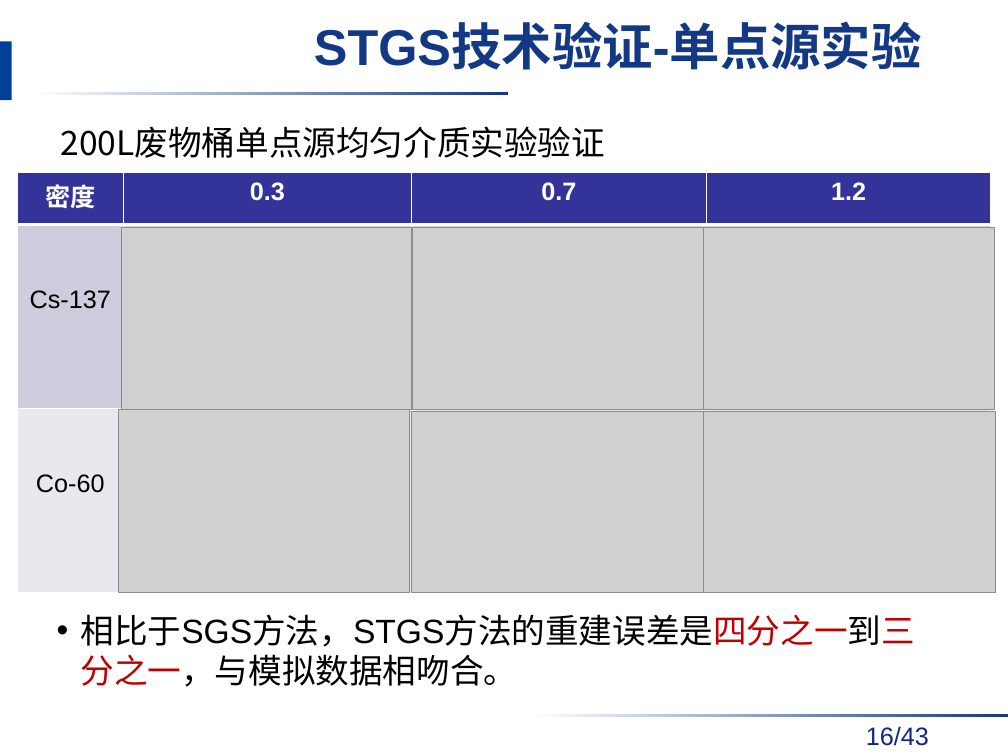
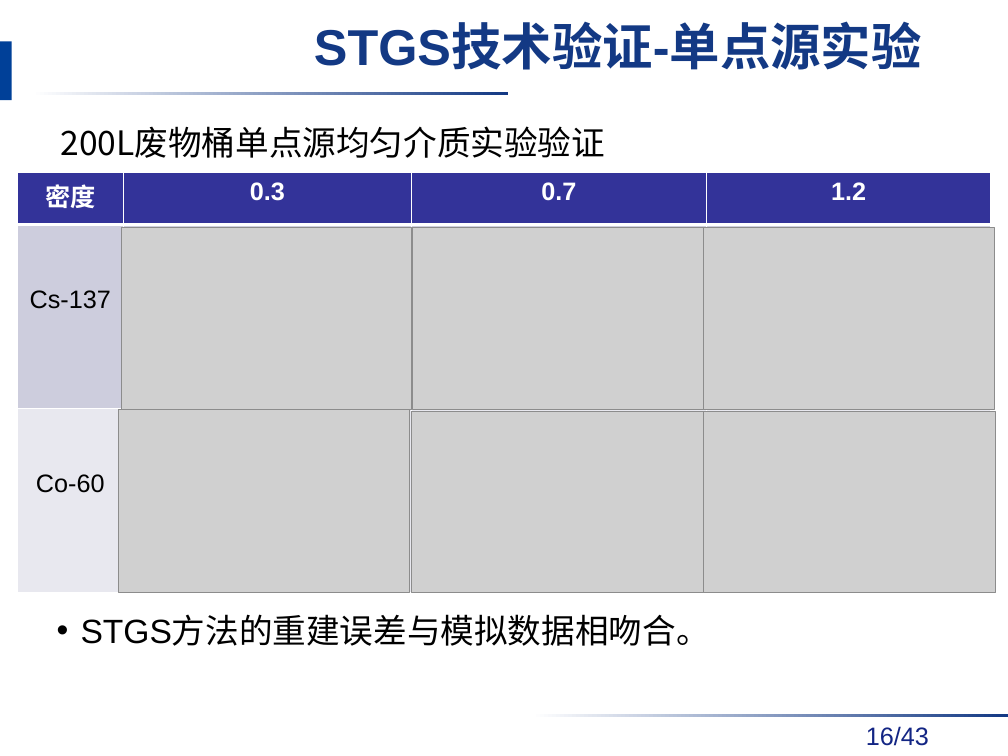
Before and after one commit to danxibao/NDAPapers, a slide deck: slide 16 of 答辩/毕业答辩报告v2-饶开源.pptx. Drawn at 1008x756 pixels with LibreOffice and Linux fonts; fonts in the diff are those of the drawing; grey boxes stand for pictures; background and template pictures are left out. Boxes give left, top, right and bottom in pixels: in the first picture for what was removed or moved away, otherwise in the second. Text is boxed around its words. In the diff, an @@ line names an element or a change of style, - is before the commit and + after.

Commit message:
0110

```diff
--- a/答辩/毕业答辩报告v2-饶开源.pptx
+++ b/答辩/毕业答辩报告v2-饶开源.pptx
@@ text at [81, 616, 710, 646]: text changed @@
-• 相比于SGS方法，STGS方法的重建误差是四分之一到三分之一，与模拟数据相吻合。
+• STGS方法的重建误差与模拟数据相吻合。
```
Also in this commit, not shown: 4 other slides changed.
